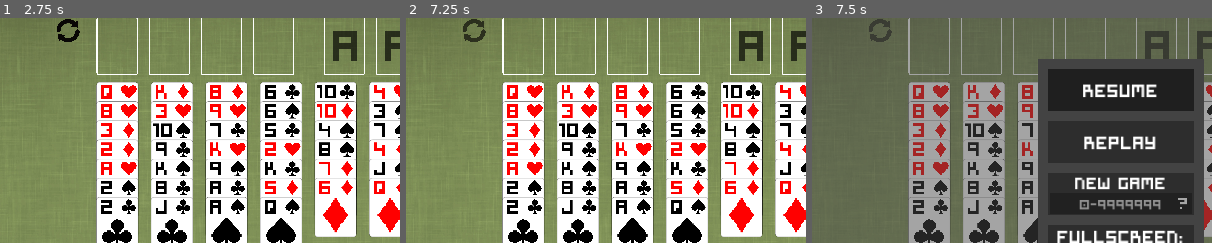
Above: before the commit, frames 1-3 (left to right).
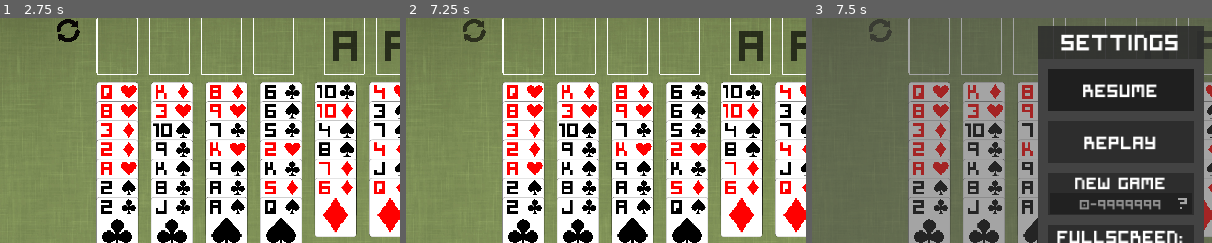
Above: after the commit, the same moments.

Repository: rawii22/FreeCellGodot
Game: Godot game, scene res://Scenes/main.tscn
Same seed, same stepped clock (60 frames per second), same inputs: the game is played once before the commit and once after it.
Inputs (mouse positions are % of the whole screen's width and height, from its top left):
- Up to frame 1 (2.75 s): click (20, 8) at 0.5 s; click (20, 8) at 1.25 s; click (20, 8) at 2 s
- Up to frame 2 (7.25 s): click (80, 8) at 2.75 s; click (80, 17) at 3.5 s; click (80, 8) at 4.25 s; click (80, 17) at 5 s; click (80, 8) at 5.75 s; click (80, 17) at 6.5 s
- Up to frame 3 (7.5 s): click (98, 96) at 7.25 s
The pictures show only the part of the screen within x 11-61%, y 5-55%; the shares and areas given below are measured in that part.

Frames 1-2 are identical in both runs. In frame 3, 5.4% of the frame differs, in the area x 56-98%, y 3-19%.

Commit message:
Added titles to each screen
The settings menu, information screen, and custom deal screen, now have labels on top of them indicating their purpose.

Diff:
--- a/Scenes/UI/custom_game_screen.tscn
+++ b/Scenes/UI/custom_game_screen.tscn
@@ -43,6 +43,17 @@
 horizontal_alignment = 1
 vertical_alignment = 1
 
+[node name="Label2" type="Label" parent="Background"]
+offset_left = 1000.0
+offset_top = 10.0
+offset_right = 1500.0
+offset_bottom = 110.0
+theme_override_fonts/font = ExtResource("5_3acpe")
+theme_override_font_sizes/font_size = 60
+text = "Custom Deal"
+horizontal_alignment = 1
+vertical_alignment = 1
+
 [node name="ExitButton" type="TextureButton" parent="."]
 layout_mode = 0
 offset_left = 2380.0
--- a/Scenes/UI/info_screen.tscn
+++ b/Scenes/UI/info_screen.tscn
@@ -213,6 +213,18 @@
 horizontal_alignment = 1
 vertical_alignment = 1
 
+[node name="Information" type="Label" parent="."]
+layout_mode = 0
+offset_left = 950.0
+offset_top = 4.0
+offset_right = 1550.0
+offset_bottom = 134.0
+theme_override_fonts/font = ExtResource("4_lhjgh")
+theme_override_font_sizes/font_size = 80
+text = "Information"
+horizontal_alignment = 1
+vertical_alignment = 1
+
 [connection signal="visibility_changed" from="." to="." method="_on_visibility_changed"]
 [connection signal="pressed" from="ExitButton" to="." method="_on_exit_button_pressed"]
 [connection signal="pressed" from="ResetStats" to="." method="_on_reset_stats_pressed"]
--- a/Scenes/UI/settings_menu.tscn
+++ b/Scenes/UI/settings_menu.tscn
@@ -10,6 +10,8 @@
 [node name="SettingsMenu" type="Control"]
 layout_mode = 3
 anchors_preset = 0
+offset_top = 100.0
+offset_bottom = 100.0
 script = ExtResource("1_fy850")
 
 [node name="ColorRect" type="ColorRect" parent="."]
@@ -203,6 +205,24 @@
 horizontal_alignment = 1
 vertical_alignment = 1
 
+[node name="ColorRect2" type="ColorRect" parent="."]
+layout_mode = 0
+offset_top = -157.0
+offset_right = 800.0
+color = Color(0.176471, 0.176471, 0.176471, 0.870588)
+
+[node name="Settings" type="Label" parent="."]
+layout_mode = 0
+offset_left = 80.0
+offset_top = -166.0
+offset_right = 720.0
+offset_bottom = -1.0
+theme_override_fonts/font = ExtResource("4_4ifl8")
+theme_override_font_sizes/font_size = 100
+text = "Settings"
+horizontal_alignment = 1
+vertical_alignment = 1
+
 [connection signal="visibility_changed" from="." to="." method="_on_visibility_changed"]
 [connection signal="pressed" from="Resume" to="." method="_on_resume_pressed"]
 [connection signal="pressed" from="Replay" to="." method="_on_replay_pressed"]
Not shown, changed: export_presets.cfg
